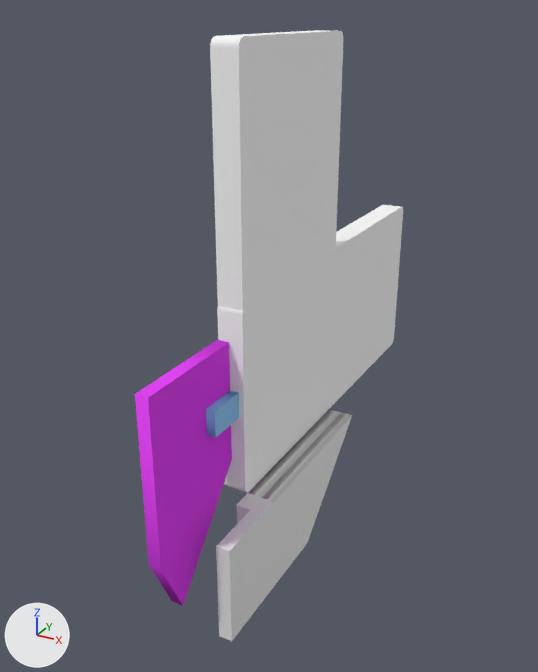
Renders of the Blender file blender/clip.blend from each side of a commit.
Both versions are drawn from a camera (50 mm lens) standing at (105.1, -119.1, 11.0) and looking at (2.1, 68.2, -82.7). Lighting does not change. The marker at lower left points along +X, +Y and +Z.

The first picture shows 'c-cavity-left', 'c-jack-horz', 'goodfront', 'goodfront.fill', 'phone horiz', 'phone vert'.
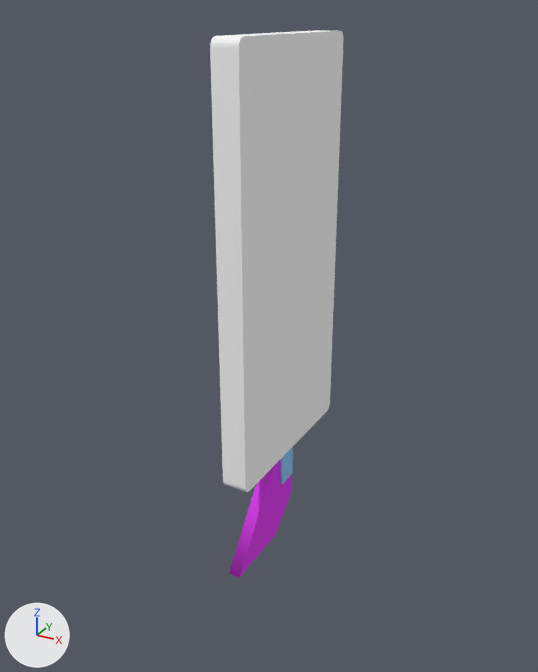
Location of each change, (x1, y1, x2, y2) in pixels of the pictures (538 x 672 px):
'phone horiz', hidden: before (217, 205, 403, 492)
'c-cavity-left', deleted (pink): before (135, 340, 232, 606)
'goodfront', hidden: before (216, 412, 352, 641)
'goodfront.fill', hidden: before (236, 409, 341, 524)
'c-jack-horz', hidden (blue): before (206, 391, 239, 438)
'c-cavity-bottom', unchanged, uncovered by the edit: after (229, 459, 292, 577)

The edits, one by one:
Object 'c-cavity-left' (ob_c_cavity_left) is deleted.
Object 'c-jack-horz' (ob_c_jack_horz) is now hidden.
Object 'phone horiz' (ob_phone_horiz) is now hidden.
Object 'goodfront' (ob_goodfront) is now hidden.
Object 'goodfront.fill' (ob_goodfront_fill) is now hidden.
